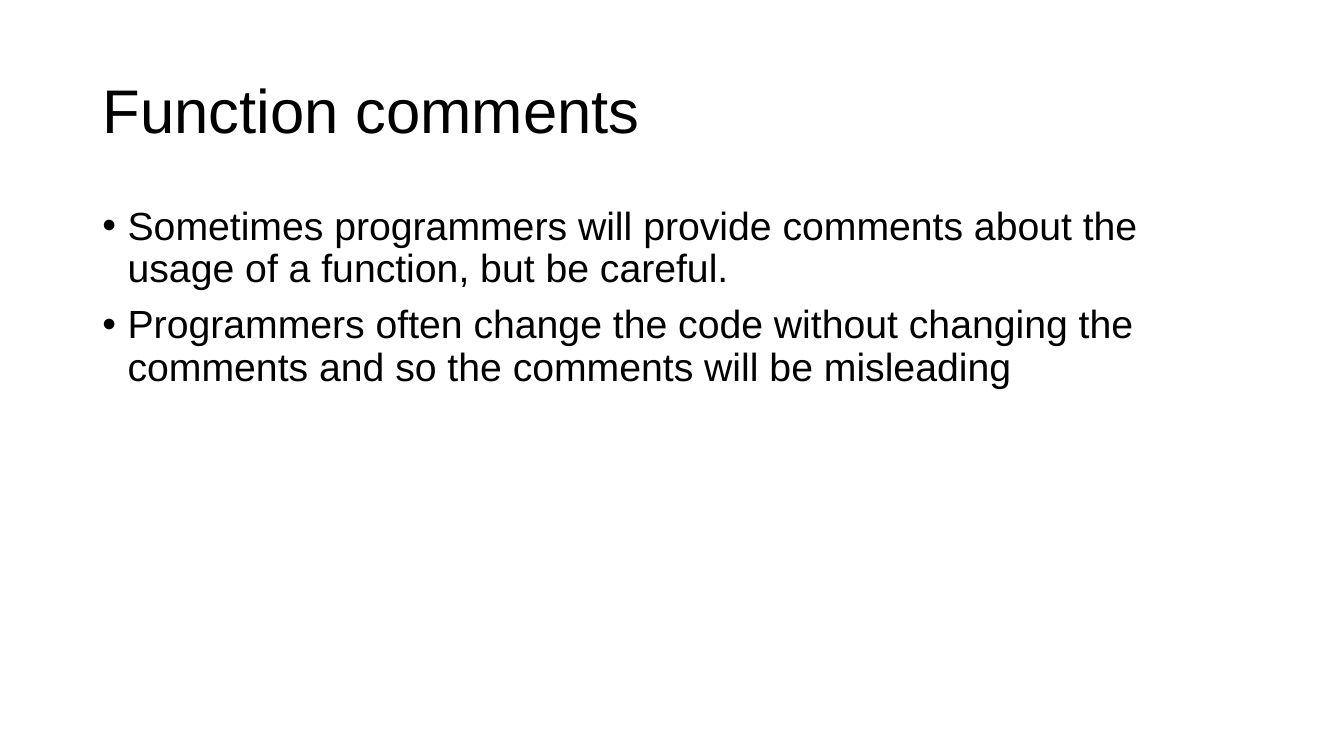
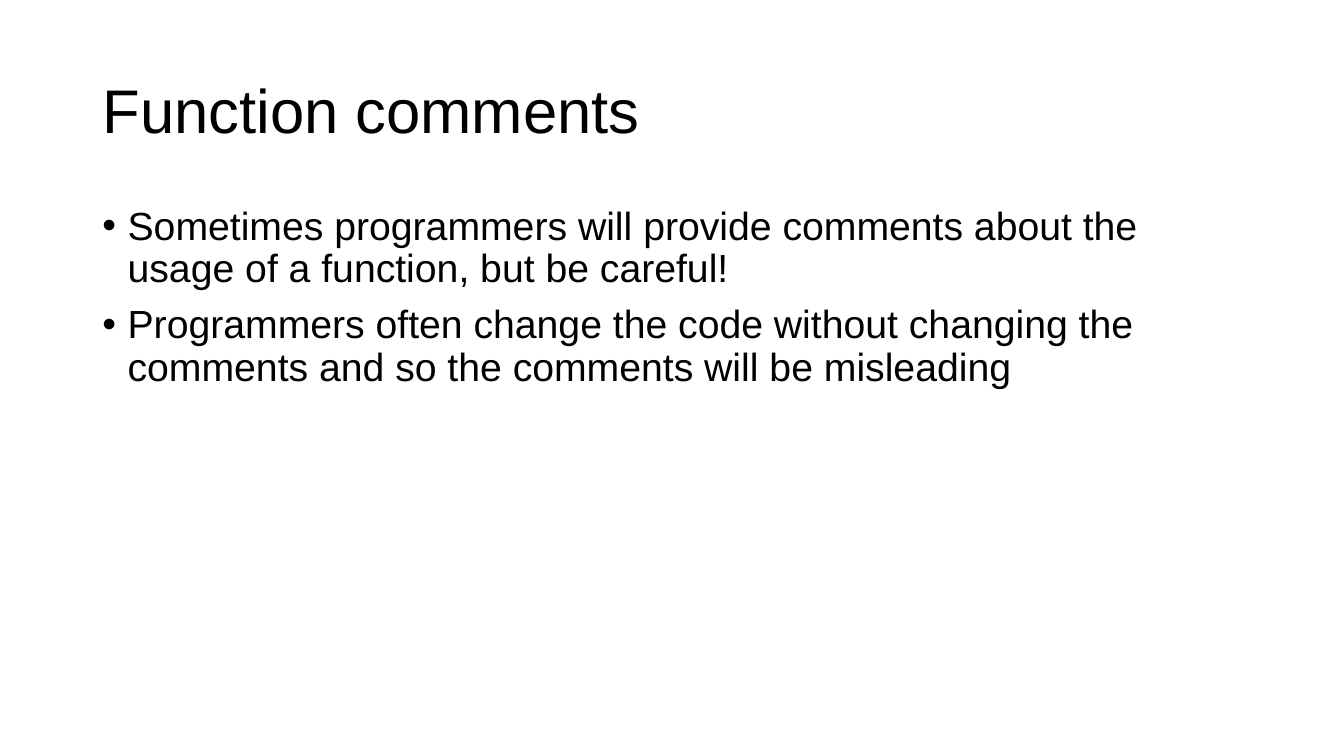
Before and after one commit to parrt/msds689, a slide deck: slide 9 of notes/reading-code.pptx. Drawn at 1344x756 pixels with LibreOffice and Linux fonts; fonts in the diff are those of the drawing; background and template pictures are left out. Boxes give left, top, right and bottom in pixels: in the first picture for what was removed or moved away, otherwise in the second. Text is boxed around its words. In the diff, an @@ line names an element or a change of style, - is before the commit and + after.

```diff
--- a/notes/reading-code.pptx
+++ b/notes/reading-code.pptx
@@ text at box(128, 211, 1137, 290): text changed @@
-• Sometimes programmers will provide comments about the usage of a function, but be careful.
+• Sometimes programmers will provide comments about the usage of a function, but be careful!
```
Also in this commit, not shown: 7 other slides changed, 6 other files.
